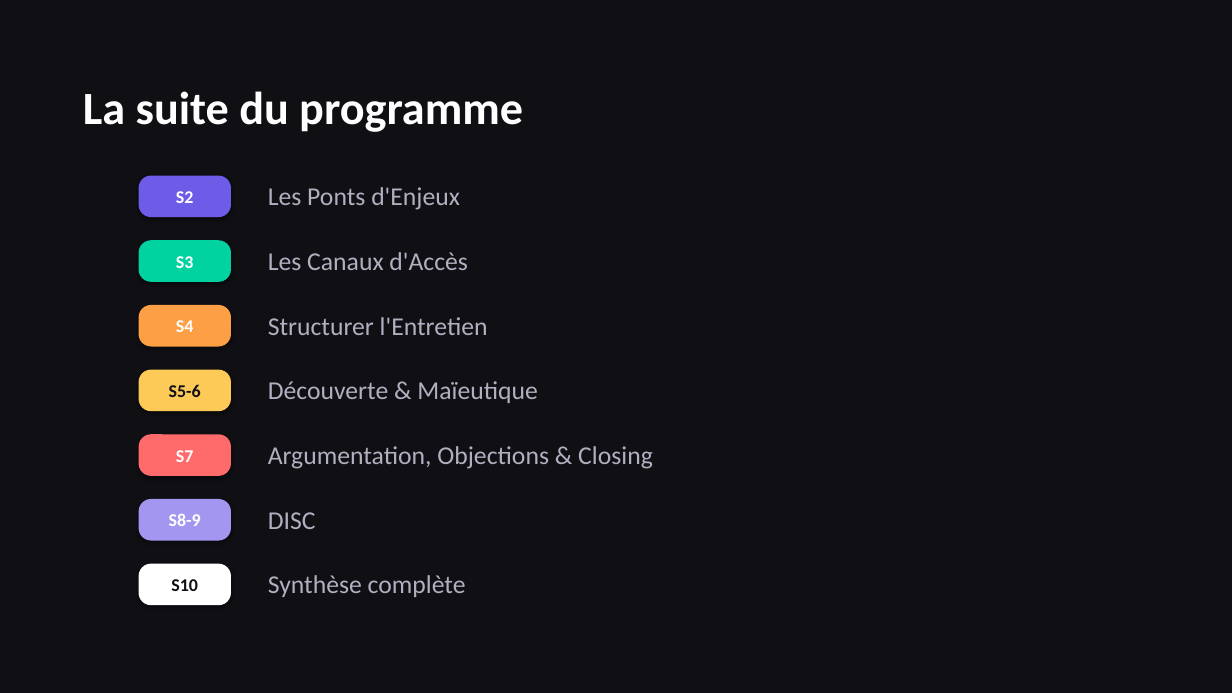
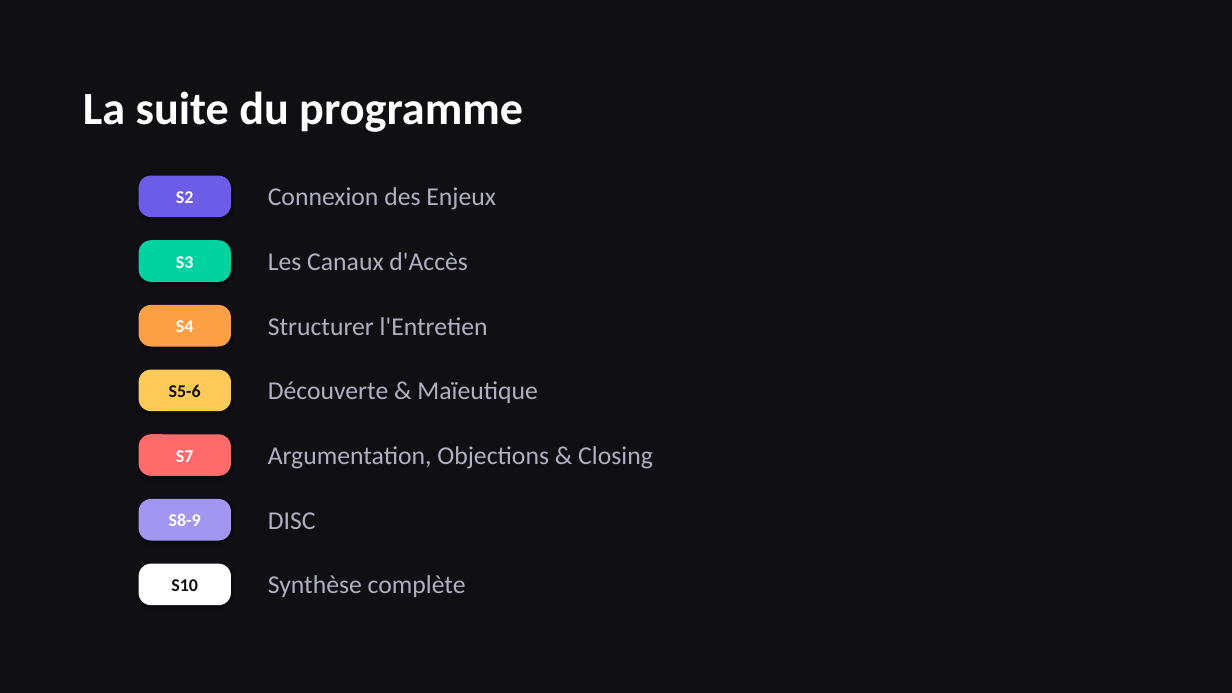
Before and after one commit to Lofp34/upvd-2026, a slide deck: slide 17 of public/bible-commerciale-session1-support.pptx. Drawn at 1232x693 pixels with LibreOffice and Linux fonts; fonts in the diff are those of the drawing. Boxes give left, top, right and bottom in pixels: in the first picture for what was removed or moved away, otherwise in the second. Text is boxed around its words. In the diff, an @@ line names an element or a change of style, - is before the commit and + after.

```diff
--- a/public/bible-commerciale-session1-support.pptx
+++ b/public/bible-commerciale-session1-support.pptx
@@ text at (268,187,496,210): text changed @@
-Les Ponts d'Enjeux
+Connexion des Enjeux
```
Also in this commit, not shown: 2 other slides changed, 1 other file.
